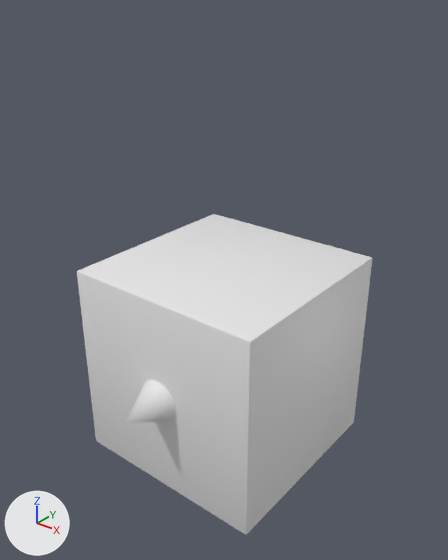
The Blender file Art/Character/Character.blend as it was, and as the next commit left it.
Camera for both pictures: a 50 mm camera at (99.3, -126.0, 132.5) aimed at (2.8, -5.4, 57.7). Lighting does not change. The marker at lower left points along +X, +Y and +Z.

In view in the first picture: 'SM_BoxCharacter'.
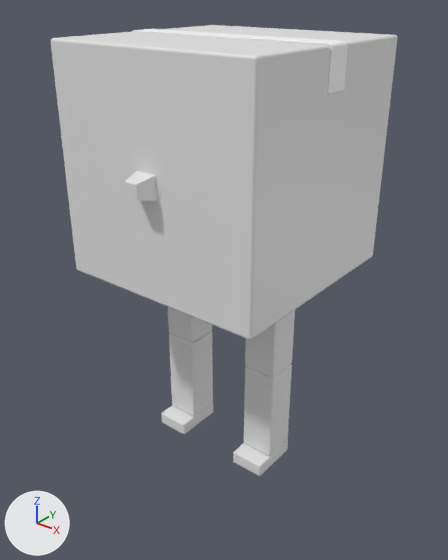
Diff of the bpy script that builds the scene:
```diff
--- a/Art/Character/Character.blend.py
+++ b/Art/Character/Character.blend.py
@@ mat_mi_box @@
+mat_mi_box = principled_material('MI_Box')
+mat_mi_box.base_color = (0.8, 0.8, 0.8)  # white #e7e7e7
@@ mat_mi_tape @@
+mat_mi_tape = principled_material('MI_Tape')
+mat_mi_tape.base_color = (1.0, 1.0, 1.0)  # white #ffffff
@@ me_cone @@
 # used by ob_sm_boxcharacter; location = (0.0, 0.0, 0.0)
 # verts and faces of me_cone; kept vertices keep their numbers, new ones are numbered from 89
-me_cone.from_pydata(...)  # 89 vertices, 87 faces; spans x -30.0..30.0, y -42.3..30.0, z 0.0..60.0
+me_cone.from_pydata(...)  # 544 vertices, 514 faces; spans x -30.3..30.3, y -35.0..30.0, z -60.0..60.3
+# me_cone part 1: a new loose piece of 120 vertices spanning x -30.3..30.3, y -3.5..3.5, z 50.0..60.3, in mat_mi_tape (white #ffffff)
+# me_cone part 2: a new loose piece of 68 vertices spanning x 10.0..20.0, y -10.0..5.0, z -60.0..-56.0, in mat_mi_box (white #e7e7e7)
+# me_cone part 3: a new loose piece of 68 vertices spanning x -20.0..-10.0, y -10.0..5.0, z -60.0..-56.0, in mat_mi_box (white #e7e7e7)
+# me_cone part 4: a new loose piece of 56 vertices spanning x 10.0..20.0, y -5.0..5.0, z -28.0..7.0, in mat_mi_box (white #e7e7e7)
+# me_cone part 5: a new loose piece of 56 vertices spanning x 10.0..20.0, y -5.0..5.0, z -56.0..-28.0, in mat_mi_box (white #e7e7e7)
+# me_cone part 6: a new loose piece of 56 vertices spanning x -20.0..-10.0, y -5.0..5.0, z -28.0..7.0, in mat_mi_box (white #e7e7e7)
+# me_cone part 7: a new loose piece of 56 vertices spanning x -20.0..-10.0, y -5.0..5.0, z -56.0..-28.0, in mat_mi_box (white #e7e7e7)
+# me_cone part 8: the loose piece of 33 vertices spanning x -6.9..6.9, y -42.3..-28.6, z 23.1..36.9 is deleted
+# me_cone part 9
+verts[89] = (-1.8, -35.0, 28.2)  # pixel (125, 197)
+verts[90] = (-1.8, -35.0, 31.8)  # pixel (124, 181)
+verts[91] = (-3.0, -30.0, 27.0)
+verts[92] = (-3.0, -30.0, 33.0)  # pixel (136, 170)
+verts[93] = (1.8, -35.0, 28.2)  # pixel (137, 200)
+verts[94] = (1.8, -35.0, 31.8)  # pixel (136, 184)
+verts[95] = (3.0, -30.0, 27.0)  # pixel (157, 201)
+verts[96] = (3.0, -30.0, 33.0)  # pixel (155, 175)
+faces += [(89, 90, 92, 91), (91, 92, 96, 95), (93, 95, 96, 94), (89, 93, 94, 90), (89, 91, 95, 93), (90, 94, 96, 92)]  # mat_mi_box (white #e7e7e7)
+me_cone.materials.append(mat_mi_box)  # white #e7e7e7
+me_cone.materials.append(mat_mi_tape)  # white #ffffff
@@ ob_sm_boxcharacter @@
 ob_sm_boxcharacter = bpy.data.objects.new('SM_BoxCharacter', me_cone)
-ob_sm_boxcharacter.location = (0.0, 0.0, 0.0)
+ob_sm_boxcharacter.location = (0.0, 0.0, 60.0)
```

Location of each change, (x1, y1, x2, y2) in pixels of the pictures (448 x 560 px):
'SM_BoxCharacter', reshaped, moved (18% wider, 41% taller): before (77, 214, 372, 534); after (51, 25, 398, 476)
part 1 of me_cone, added: after (132, 29, 348, 94)
part 2 of me_cone, added: after (233, 440, 288, 476)
part 3 of me_cone, added: after (161, 403, 213, 434)
part 4 of me_cone, added: after (245, 310, 295, 378)
part 5 of me_cone, added: after (244, 364, 292, 456)
part 6 of me_cone, added: after (168, 307, 212, 343)
part 7 of me_cone, added: after (169, 331, 213, 416)
part 8 of me_cone, deleted: before (126, 380, 176, 423)
part 9 of me_cone, added: after (125, 171, 157, 201)
